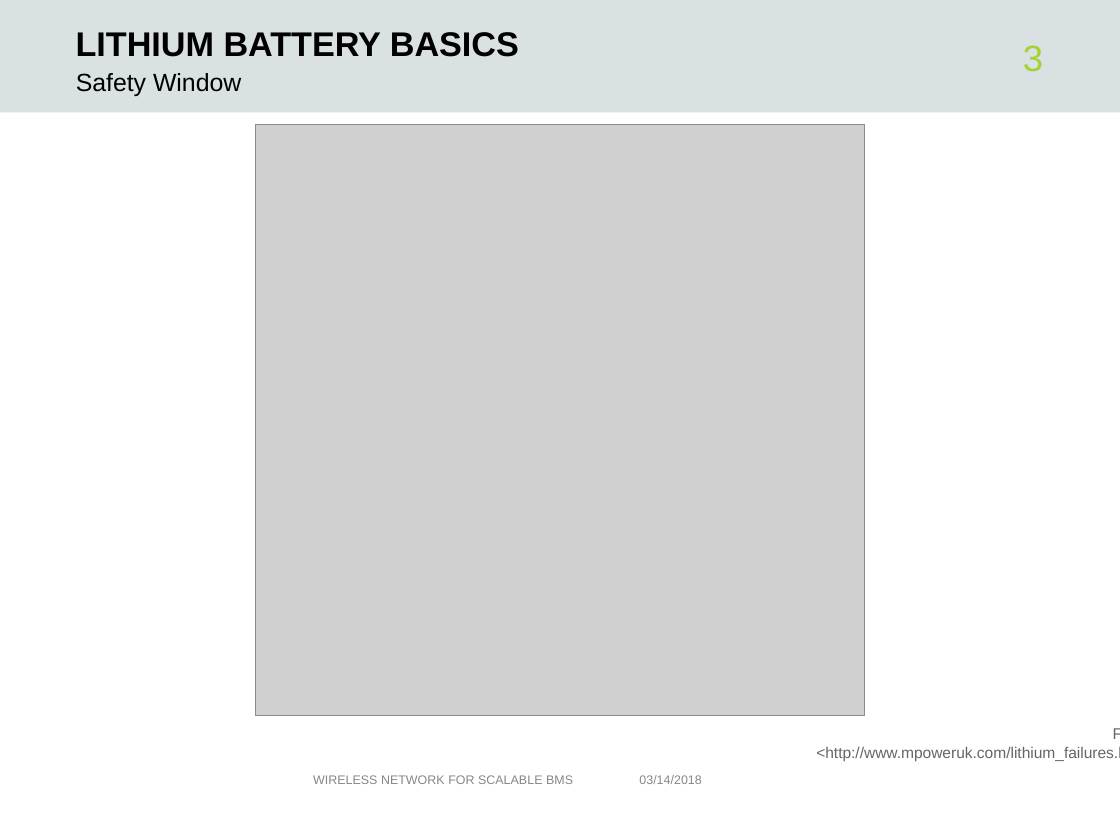
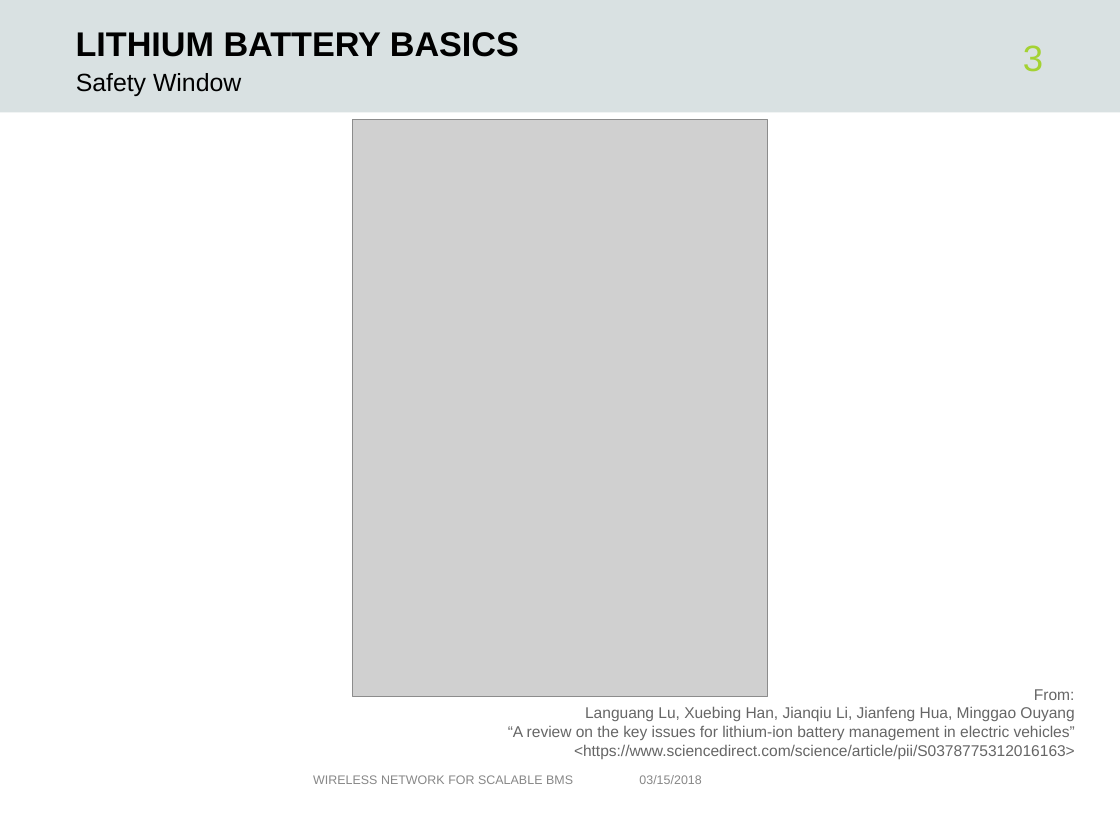
Before and after one commit to tedour/bms_inout2018, a slide deck: slide 3 of 180314_IntroBMS.odp. Drawn at 1120x840 pixels with LibreOffice and Linux fonts; fonts in the diff are those of the drawing; grey boxes stand for pictures; background and template pictures are left out. Boxes give left, top, right and bottom in pixels: in the first picture for what was removed or moved away, otherwise in the second. Text is boxed around its words. In the diff, an @@ line names an element or a change of style, - is before the commit and + after.

Commit message:
Updated images in slides

```diff
--- a/180314_IntroBMS.odp
+++ b/180314_IntroBMS.odp
@@ picture resized from (x1=255, y1=124, x2=864, y2=716) to (x1=353, y1=120, x2=767, y2=697) @@
@@ text added at (x1=508, y1=689, x2=1075, y2=759), 10 pt, text #666666 @@
+From:
+Languang Lu, Xuebing Han, Jianqiu Li, Jianfeng Hua, Minggao Ouyang
+“A review on the key issues for lithium-ion battery management in electric vehicles”
+<https://www.sciencedirect.com/science/article/pii/S0378775312016163>
@@ text removed at (x1=816, y1=746, x2=1120, y2=761) @@
-From:
-<http://www.mpoweruk.com/lithium_failures.htm>
@@ text at (x1=639, y1=775, x2=701, y2=784): text changed @@
-03/14/2018
+03/15/2018
```
Also in this commit, not shown: 5 other slides changed, 1 other file.
